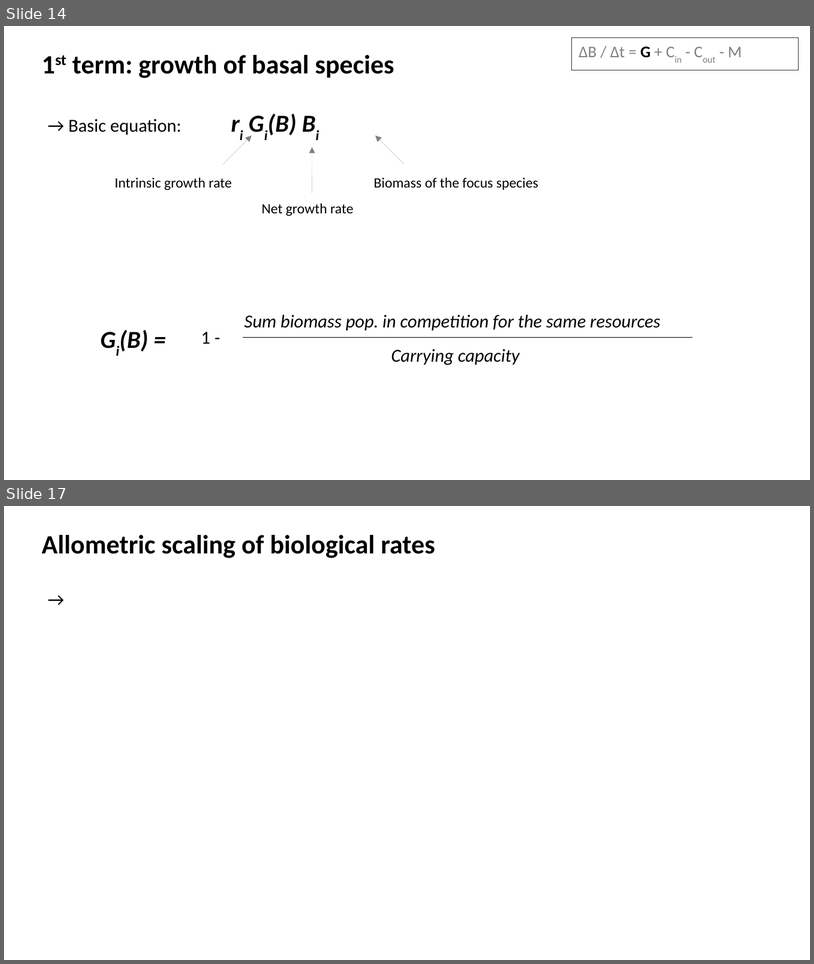
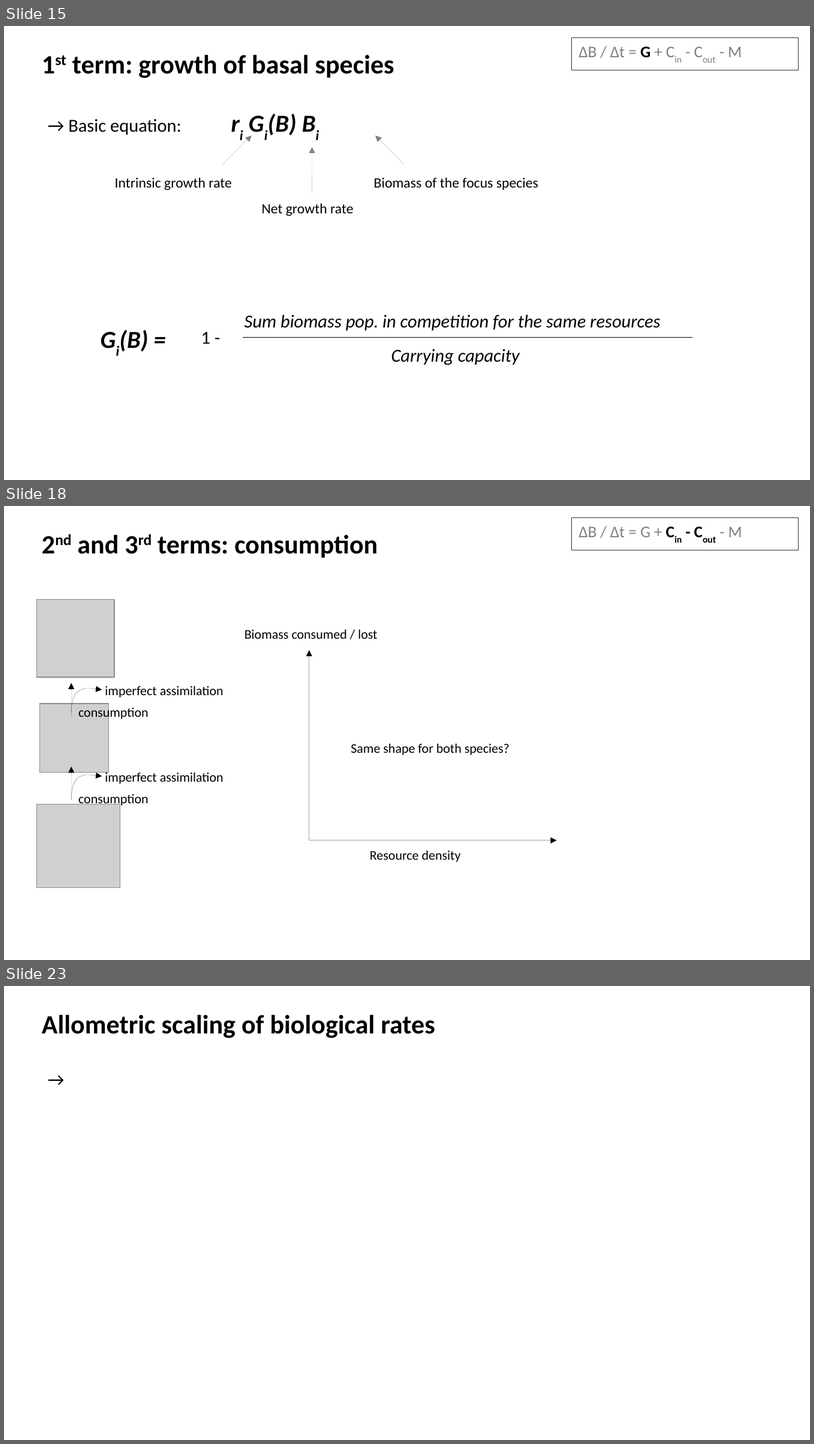
Before and after one commit to evadelmas/FoodwebsBioenergetics, a slide deck: slides.odp. Shown one above the other, each under a label of ours: slides 14 and 17 before the commit, slides 15, 18 and 23 after it; the slides between them are not shown. The pictures are 814x964 and 814x1444 pixels, drawn with LibreOffice and Linux fonts; fonts in the diff are those of the drawing; grey boxes stand for pictures. Boxes give left, top, right and bottom in pixels: in the first picture for what was removed or moved away, otherwise in the second. Text is boxed around its words. In the diff, an @@ line names an element or a change of style, - is before the commit and + after.

```diff
--- a/slides.odp
+++ b/slides.odp
@@ slide 18 added at [4, 506, 810, 960], background #FFFFFF @@
@@ rectangle added at [572, 518, 798, 550], outline #333333 0 pt, 16 pt, text #808080 @@
+ΔB / Δt = G + Cin - Cout - M
@@ text added at [77, 535, 378, 558], 26 pt, text #000000, bold @@
+2nd and 3rd terms: consumption
@@ picture added at [37, 600, 114, 677] @@
@@ text added at [245, 629, 377, 639], 13 pt, text #000000 @@
+Biomass consumed / lost
@@ arrow added from (309, 840) to (309, 650), #000000 0 pt @@
@@ arrow added from (71, 717) to (71, 683), #000000 0 pt @@
@@ text added at [105, 685, 224, 697], 13 pt, text #000000 @@
+imperfect assimilation
@@ picture added at [40, 703, 108, 772] @@
@@ freeform shape added at [71, 689, 102, 713], outline #000000 0 pt @@
@@ text added at [78, 706, 149, 721], 13 pt, text #000000 @@
+consumption
@@ text added at [351, 743, 510, 755], 13 pt, text #000000 @@
+Same shape for both species?
@@ arrow added from (71, 801) to (71, 766), #000000 0 pt @@
@@ freeform shape added at [71, 775, 102, 799], outline #000000 0 pt @@
@@ text added at [105, 771, 224, 784], 13 pt, text #000000 @@
+imperfect assimilation
@@ picture added at [37, 804, 120, 887] @@
@@ text added at [78, 794, 149, 807], 13 pt, text #000000 @@
+consumption
@@ arrow added from (309, 840) to (557, 840), #000000 0 pt @@
@@ text added at [370, 850, 461, 862], 13 pt, text #000000 @@
+Resource density
@@ what was slide 14 is now slide 15 @@
@@ what was slide 17 is now slide 23 @@
```
Also in this commit, not shown: 5 slides changed, 6 other slides added, 1 slide removed.
